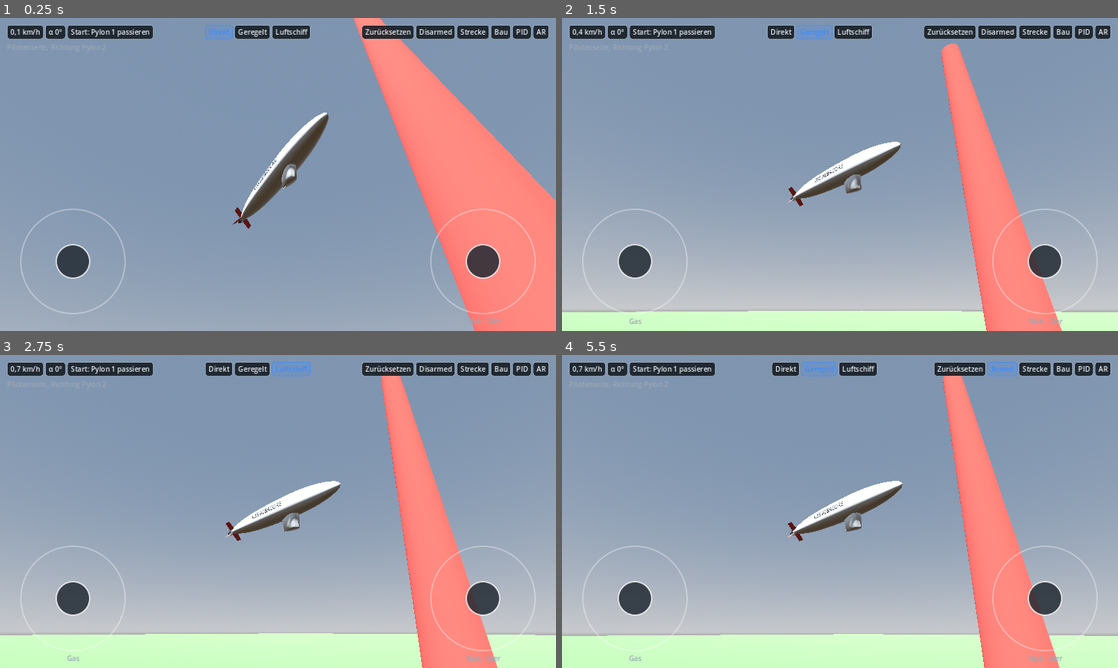
Above: before the commit, frames 1-4 (two rows, left to right).
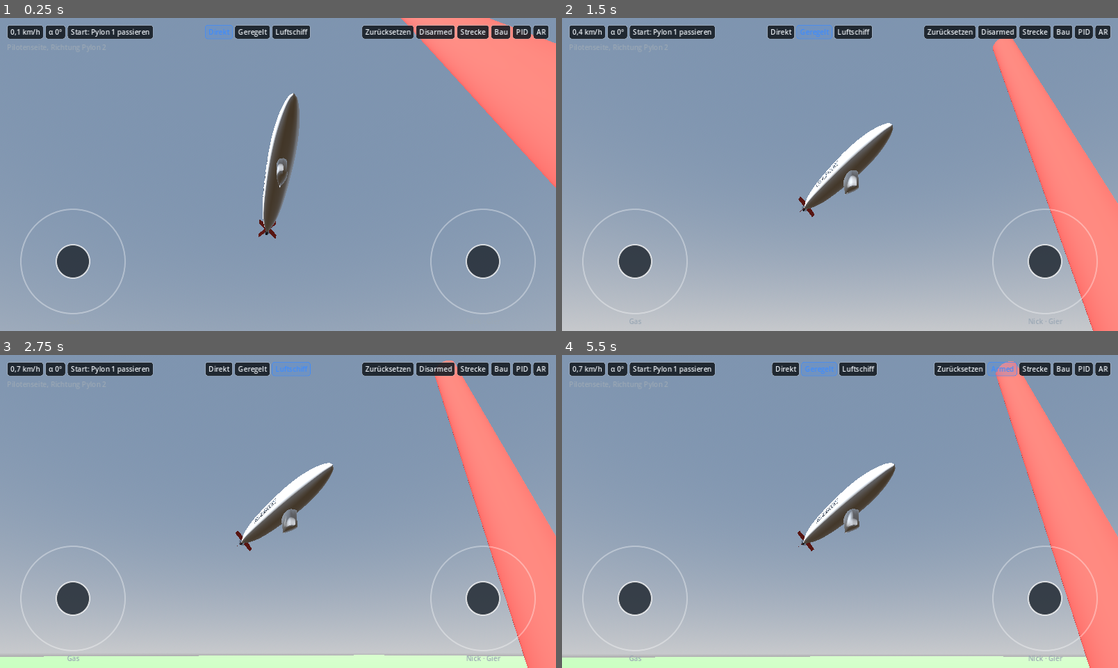
Above: after the commit, the same moments.

Repository: DerFink/AR-Airship-Regatta
Game: Godot game, scene res://main.tscn
Same seed, same stepped clock (60 frames per second), same inputs: the game is played once before the commit and once after it.
Inputs:
- Up to frame 1 (0.25 s): no input
- Up to frame 2 (1.5 s): click "Direkt" at 0.5 s; click "Geregelt" at 1.25 s
- Up to frame 3 (2.75 s): click "Luftschiff" at 2 s
- Up to frame 4 (5.5 s): click "Zurücksetzen" at 2.75 s; click "Disarmed" at 3.5 s; click "Direkt" at 4.25 s; click "Geregelt" at 5 s

The runs differ from the first frame. In frame 1, 24% of the frame differs, in the area x 41-100%, y 0-100%; in frame 2, 22%; in frame 3, 23%; in frame 4, 24%.

Commit message:
0.7.1: Start 1 m neben dem vorderen Pylon (Pilotenseite)
Co-Authored-By: Claude Opus 5.5 <noreply@anthropic.com>
Claude-Session: https://claude.ai/code/session_01Xgsk6p1jBUDNUGARxk5h6Q

Diff:
--- a/course.gd
+++ b/course.gd
@@ -1,3 +1,4 @@
+# 2026-10-28 09:02 – Startlage 1 m neben dem vorderen Pylon (Pilotenseite) statt genau davor
 # 2026-10-28 08:51 – Acht um beide Pylone: 4 Kontrollpunkte mit Seite und Richtung, falsche Durchgänge zählen nicht (weiterfliegen bis korrekt), Rundenzeiten; hinterer Pylon grün auf Höhe von Pylon 2 als Kurvensignal
 # 2026-10-28 08:14 – Erstversion: Strecke mit zwei Pylonen (Abstand einstellbar, Vorgabe „FN Hugo Eckener Cup“ = 18 m), weißes Rechteck (Pylonabstand + 2 × 3,5 m lang, 20 m breit), Farbwechsel des hinteren Pylons, Rundenzähler (3 Runden) mit fliegendem Start
 # =============================================================================
@@ -50,6 +51,7 @@
 const FIELD_WIDTH := 20.0
 const LINE_WIDTH := 0.10
 const START_BEHIND := 1.0        ## Bug steht so weit hinter der Linie des vorderen Pylons
+const START_BESIDE := 1.0        ## Abstand Hüllenseite ↔ vorderer Pylon (zur Pilotenseite hin)
 const START_HEIGHT := 4.0
 const LAPS := 3
 const SETTINGS_PATH := "user://strecke.cfg"
@@ -134,10 +136,13 @@
 
 
 ## Startlage des Schiffs: Bug 1 m hinter der Linie des vorderen Pylons,
+## Hüllenseite 1 m neben dem Pylon auf der Pilotenseite,
 ## Nase Richtung hinterer Pylon (+X), freischwebend in 4 m Höhe.
 func start_transform(ship: AirshipPhysics) -> Transform3D:
 	var x := -START_BEHIND - ship.hull.cb_from_nose
-	return Transform3D(Basis(Vector3.UP, -PI * 0.5), Vector3(x, START_HEIGHT, 0.0))
+	# seitlich zur Pilotenseite versetzt, damit der Start über Punkt 1 zählt
+	var z := START_BESIDE + ship.hull.diameter_m * 0.5
+	return Transform3D(Basis(Vector3.UP, -PI * 0.5), Vector3(x, START_HEIGHT, z))
 
 
 # =============================================================================
Not shown, changed: export_presets.cfg
